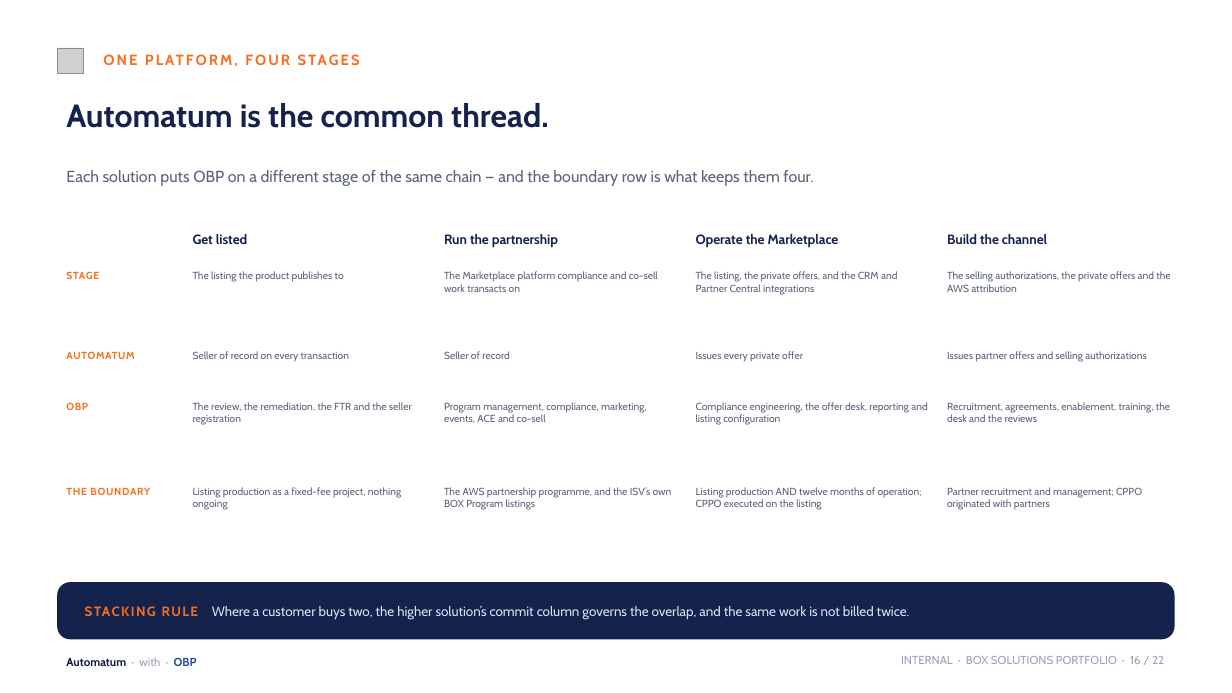
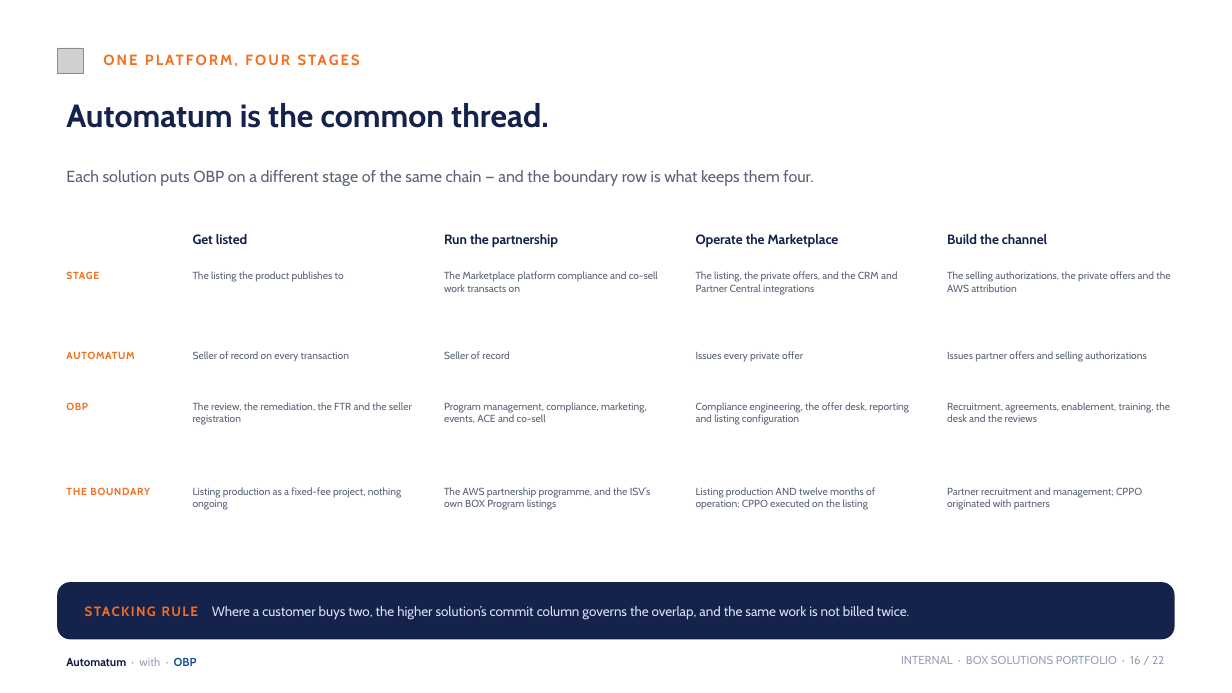
Before and after one commit to KianteEvans/barberbook, a slide deck: slide 16 of docs/deck/BOX_Solutions_Revised.pptx. Drawn at 1232x693 pixels with LibreOffice and Linux fonts; fonts in the diff are those of the drawing; grey boxes stand for pictures; background and template pictures are left out. Boxes give left, top, right and bottom in pixels: in the first picture for what was removed or moved away, otherwise in the second. Text is boxed around its words. In the diff, an @@ line names an element or a change of style, - is before the commit and + after.

```diff
--- a/docs/deck/BOX_Solutions_Revised.pptx
+++ b/docs/deck/BOX_Solutions_Revised.pptx
@@ text "Compliance engineering, the offer desk, ..." rewrapped from (696, 402, 927, 425) to (696, 402, 909, 425) @@
@@ text "The AWS partnership programme, and ..." rewrapped from (444, 487, 672, 510) to (444, 487, 650, 510) @@
@@ text "Listing production AND twelve months ..." rewrapped from (696, 487, 922, 510) to (696, 487, 875, 510) @@
```
Also in this commit, not shown: 11 other slides changed, 1 other file.
